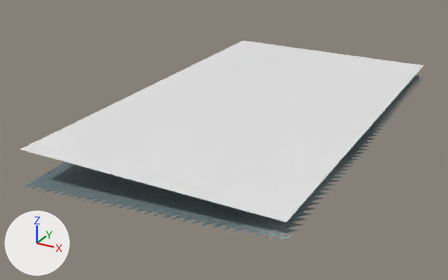
The glTF model eloria-assets/maps/continent-v2/coilmere/client/chunks/08_15/world.glb, before and after one commit.
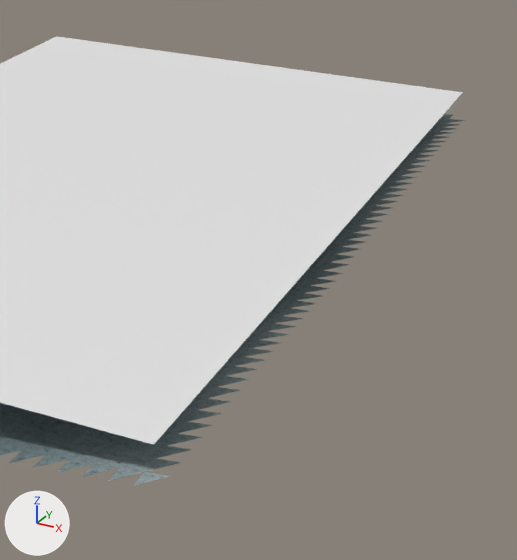
Each version is shown whole from a camera (50 mm lens) standing at (-118.1, -641.3, 50.8) and looking at (-184.2, -521.0, -9.3), then close up on the part from 49% to 100% of the width and 9% to 98% of the height. The axes (+X, +Y, +Z) are drawn at lower left. The lights are the same throughout. The first two pictures are the older version. Where no turn or scale is listed for an object, it has been applied to the vertices. Vertices at exactly the same position are counted once.

The older version as bpy lines, for what is in view:
```python
me_authoredground_coilmerebase_coilmere_08_15 = bpy.data.meshes.new('AuthoredGround_coilmereBase_coilmere_08_15')
me_authoredground_coilmerebase_coilmere_08_15.from_pydata(...)  # 1497 vertices, 2736 faces; spans x 2723.0..2781.0, y -8571.0..-8473.0, z -8.1..-2.7
me_authoredground_coilmerebase_coilmere_08_15.materials.append(mat_authored_coilmerebase)
me_terrain_coilmere_08_15 = bpy.data.meshes.new('Terrain_coilmere_08_15')
me_terrain_coilmere_08_15.from_pydata(...)  # 1421 vertices, 2688 faces; spans x 2723.0..2779.0, y -8569.0..-8473.0, z -8.1..-2.9
me_terrain_coilmere_08_15.materials.append(mat_continental_ground)
me_water_coilmere_08_15 = bpy.data.meshes.new('Water_coilmere_08_15')
me_water_coilmere_08_15.from_pydata([(2723.0, -8570.0, 0.0), (2780.0, -8570.0, 0.0), (2780.0, -8474.0, 0.0), (2723.0, -8474.0, 0.0)], [], [(0, 1, 2), (2, 3, 0)])
me_water_coilmere_08_15.materials.append(mat_water_sea)  # its picture is missing
ob_authoredground_coilmerebase_coilmere_08_15 = bpy.data.objects.new('AuthoredGround_coilmereBase_coilmere_08_15', me_authoredground_coilmerebase_coilmere_08_15)
ob_authoredground_coilmerebase_coilmere_08_15.location = (-2930.0, 8007.0, 0.0)
ob_terrain_coilmere_08_15 = bpy.data.objects.new('Terrain_coilmere_08_15', me_terrain_coilmere_08_15)
ob_terrain_coilmere_08_15.location = (-2930.0, 8007.0, 0.0)
ob_water_coilmere_08_15 = bpy.data.objects.new('Water_coilmere_08_15', me_water_coilmere_08_15)
ob_water_coilmere_08_15.location = (-2930.0, 8007.0, 0.0)
```
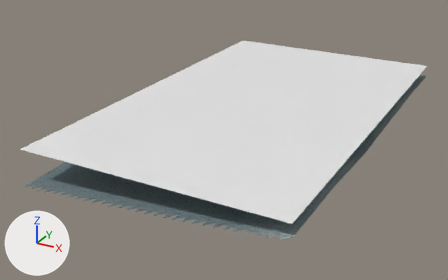
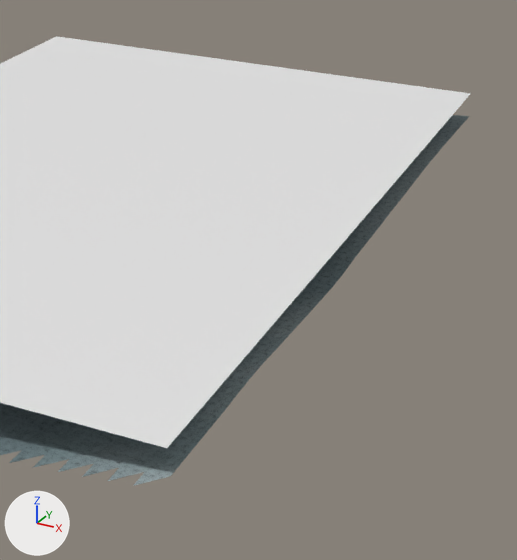
Pixel boxes [x1, y1, x2, y2] of what changed, in the close-ups (517 x 560 px):
'Water_coilmere_08_15', reshaped
    before: [0, 36, 463, 445]
    after: [0, 36, 471, 448]
'AuthoredGround_coilmereBase_coilmere_08_15', reshaped (mostly hidden)
    before: [0, 115, 465, 486]
    after: [0, 116, 469, 486]
'Terrain_coilmere_08_15', reshaped (mostly hidden)
    before: [443, 114, 453, 116]
    after: [179, 115, 468, 466]
part 1 of me_terrain_coilmere_08_15, added
    after: [179, 115, 468, 466]
part 3 of me_authoredground_coilmerebase_coilmere_08_15, added
    after: [146, 116, 469, 476]

The change, as a diff of the scene's bpy script:
```diff
--- a/eloria-assets/maps/continent-v2/coilmere/client/chunks/08_15/world.glb.py
+++ b/eloria-assets/maps/continent-v2/coilmere/client/chunks/08_15/world.glb.py
@@ me_terrain_coilmere_08_15 @@
 # used by ob_terrain_coilmere_08_15; location = (-2930.0, 8007.0, 0.0)
-me_terrain_coilmere_08_15.from_pydata(...)  # 1421 vertices, 2688 faces; spans x 2723.0..2779.0, y -8569.0..-8473.0, z -8.1..-2.9
+me_terrain_coilmere_08_15.from_pydata(...)  # 1470 vertices, 2784 faces; spans x 2723.0..2781.0, y -8569.0..-8473.0, z -8.1..-2.7
+# me_terrain_coilmere_08_15 part 1
+# 2 vertices are added at (2781.0, -8567.0, -2.8), (2781.0, -8569.0, -2.8)
+# 30 new vertices lie (2.0, 0.0, 0.2) away from vertices in x 2779.0, y -8565.0..-8473.0, z -3.8..-2.9
+# 17 new vertices lie (2.0, 0.0, 0.1) away from vertices in x 2779.0, y -8535.0..-8475.0, z -3.8..-3.1
+# 96 new faces join them
 me_terrain_coilmere_08_15.materials.append(mat_continental_ground)
@@ me_water_coilmere_08_15 @@
 # used by ob_water_coilmere_08_15; location = (-2930.0, 8007.0, 0.0)
-me_water_coilmere_08_15.from_pydata(...)  # 4 vertices, 2 faces; spans x 2723.0..2780.0, y -8570.0..-8474.0, z 0.0
-me_water_coilmere_08_15.vertices[1].co = (2780.0, -8570.0, 0.0)  # pixel (153, 444)
-me_water_coilmere_08_15.vertices[2].co = (2780.0, -8474.0, 0.0)  # pixel (462, 92)
+me_water_coilmere_08_15.from_pydata(...)  # 4 vertices, 2 faces; spans x 2723.0..2781.0, y -8570.0..-8474.0, z 0.0
+# me_water_coilmere_08_15 part 2
+me_water_coilmere_08_15.vertices[1].co = (2781.0, -8570.0, 0.0)  # pixel (167, 448)
+me_water_coilmere_08_15.vertices[2].co = (2781.0, -8474.0, 0.0)  # pixel (470, 93)
 me_water_coilmere_08_15.materials.append(mat_water_sea)
@@ me_authoredground_coilmerebase_coilmere_08_15 @@
 # used by ob_authoredground_coilmerebase_coilmere_08_15; location = (-2930.0, 8007.0, 0.0)
-me_authoredground_coilmerebase_coilmere_08_15.from_pydata(...)  # 1497 vertices, 2736 faces; spans x 2723.0..2781.0, y -8571.0..-8473.0, z -8.1..-2.7
+me_authoredground_coilmerebase_coilmere_08_15.from_pydata(...)  # 1498 vertices, 2784 faces; spans x 2723.0..2781.0, y -8571.0..-8473.0, z -8.1..-2.7
+# me_authoredground_coilmerebase_coilmere_08_15 part 3
+# 1 vertex is added at (2781.0, -8473.0, -3.2)
+# 48 new faces join them
 me_authoredground_coilmerebase_coilmere_08_15.materials.append(mat_authored_coilmerebase)
```
